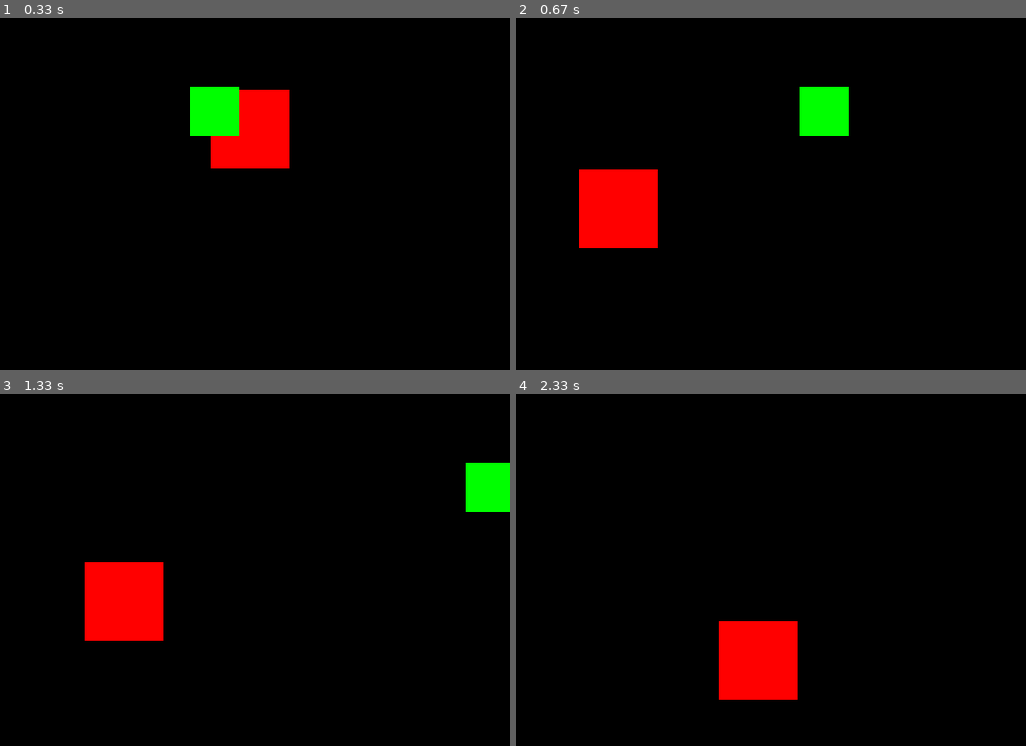
Above: before the commit, frames 1-4 (two rows, left to right).
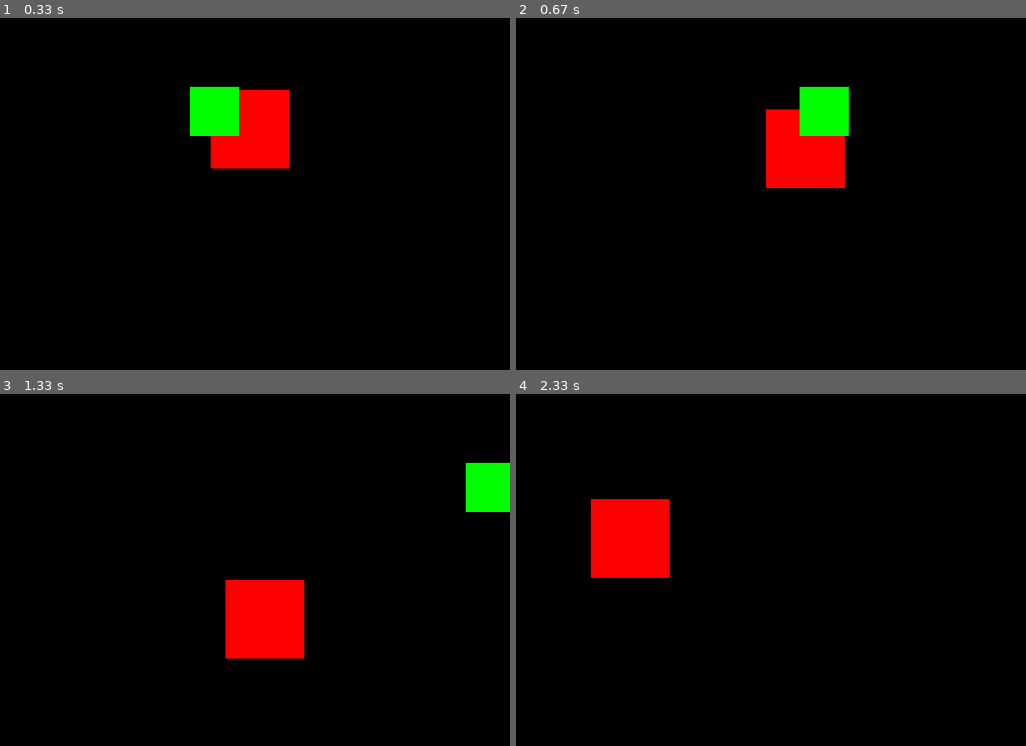
Above: after the commit, the same moments.

Repository: hsiang086/crc-static-exhibition
Game: pygame game, started from main/third_scene.py
Two runs of this game, one before a commit and one after it. Both use one fixed random seed, a clock stepped at 60 frames per second and the inputs below.
Inputs:
- Up to frame 1 (0.33 s): no input
- Up to frame 2 (0.67 s): hold M from 0.33 s (still down); hold D from 0.33 s (still down)
- Up to frame 3 (1.33 s): release M at 0.8 s; release D at 0.8 s; hold M 0.83-1.3 s; hold D 0.83-1.3 s
- Up to frame 4 (2.33 s): hold D 1.33-1.8 s

Frame 1 is identical in both runs. In frame 2, 6.2% of the frame differs, in the area x 12-65%, y 25-66%; in frame 3, 6.9%, in the area x 16-60%, y 47-76%; in frame 4, 6.9%.

Commit message:
Update third_scene.py

Diff:
--- a/main/third_scene.py
+++ b/main/third_scene.py
@@ -112,20 +112,23 @@
                     if self.paused:
                         print("paused")
                 if event.key == pygame.K_m:
-                    self.movecircle_bool = not self.movecircle_bool
-                    self.movetriangle_bool = not self.movetriangle_bool
+                    self.check = True
 
         if self.check:
-             rand_num = random.randint(0,1)
-             self.movecircle_bool = True if rand_num == 0 else False
-             self.movetriangle_bool = True if rand_num == 1 else False
-             self.check = False
+            rand_num = random.randint(0,1)
+            if rand_num == 0:
+                self.movecircle_bool = True
+                self.circle_centerx = self.rect.centerx - self.r
+                self.circle_centery = self.rect.centery
+            else :
+                self.movecircle_bool = False
+            self.movetriangle_bool = True if rand_num == 1 else False
+            self.check = False
         if not self.paused:
             if self.movecircle_bool:
                 self.theta += self.circle_speed
                 self.circlemotion()
             if self.movetriangle_bool:
-                self.theta += 60
                 self.trianglemotion()
             self.theta %= 360
 
